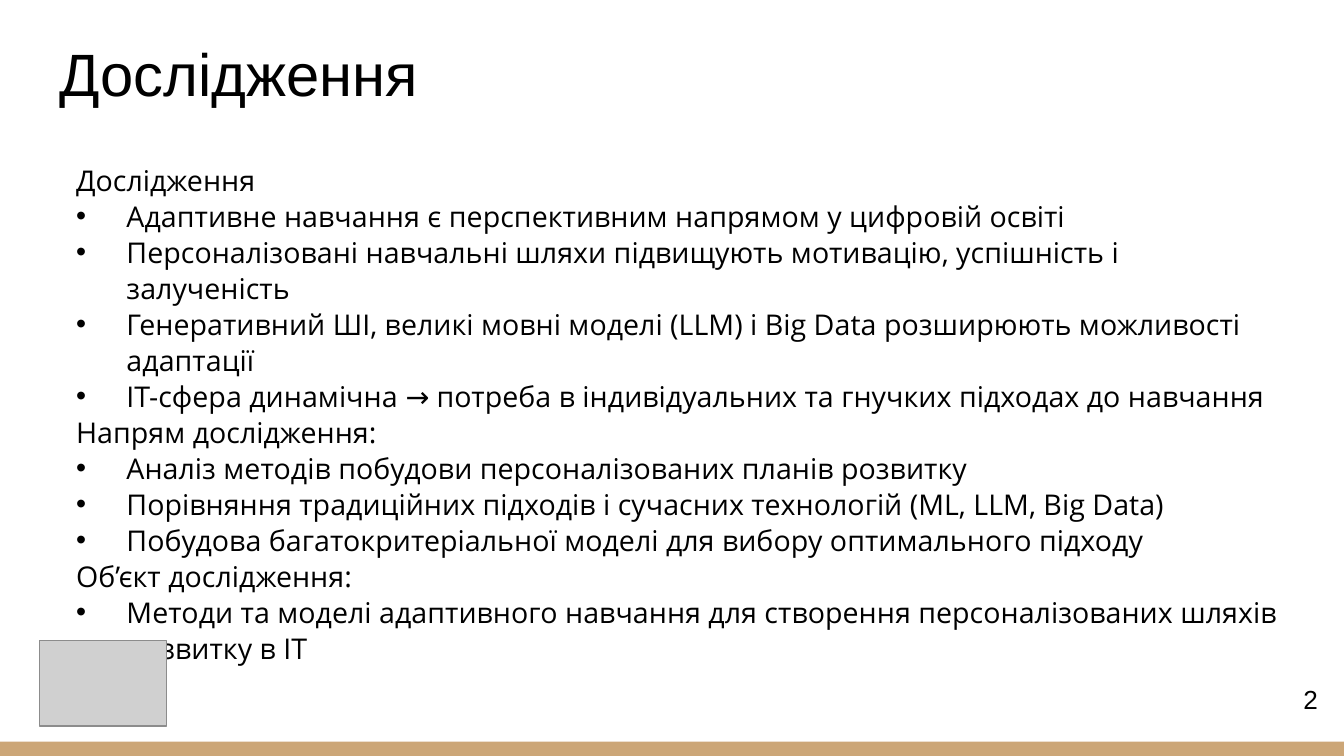
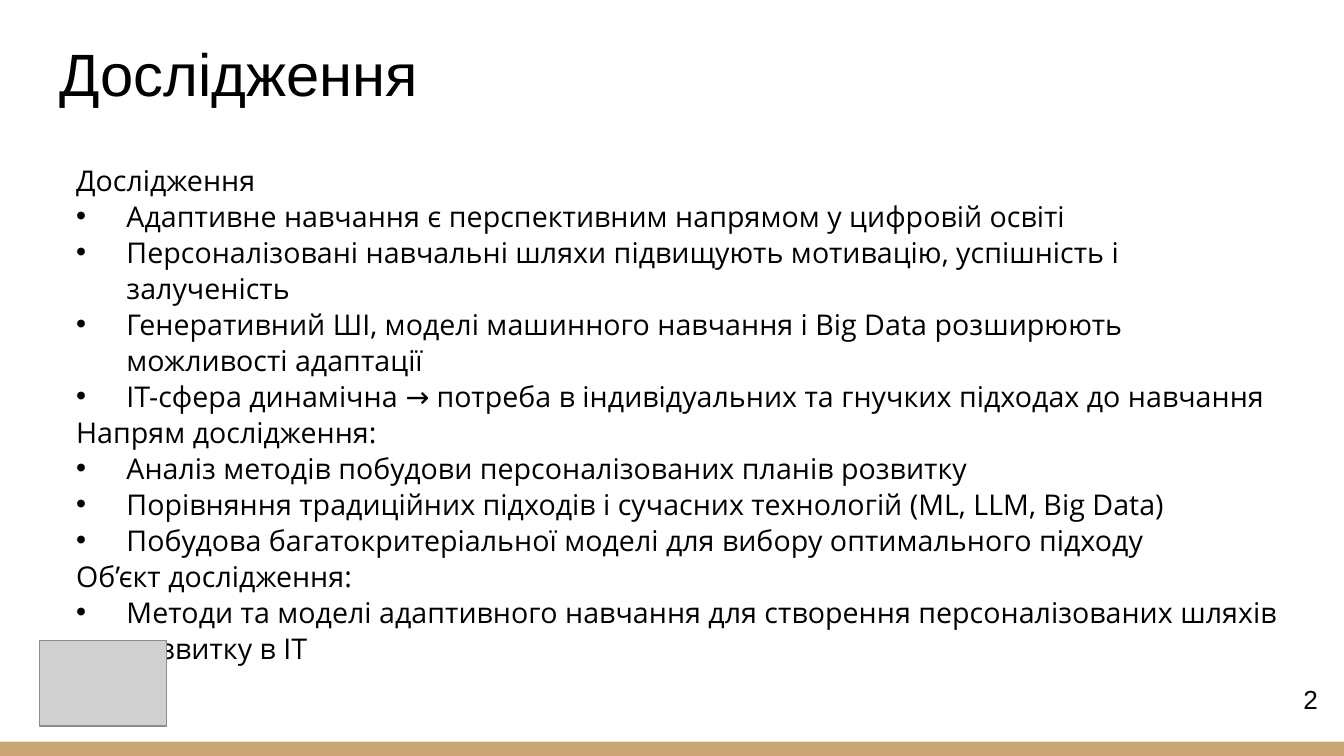
Before and after one commit to TereshchenkoIL/AI-RoadmapGenerator, a slide deck: slide 2 of presentation.pptx. Drawn at 1344x756 pixels with LibreOffice and Linux fonts; fonts in the diff are those of the drawing; grey boxes stand for pictures. Boxes give left, top, right and bottom in pixels: in the first picture for what was removed or moved away, otherwise in the second. Text is boxed around its words. In the diff, an @@ line names an element or a change of style, - is before the commit and + after.

Commit message:
Update presentation

```diff
--- a/presentation.pptx
+++ b/presentation.pptx
@@ text at bbox=[126, 313, 1122, 377]: text changed @@
-• Генеративний ШІ, великі мовні моделі (LLM) і Big Data розширюють можливості адаптації
+• Генеративний ШІ, моделі машинного навчання і Big Data розширюють можливості адаптації
```
Also in this commit, not shown: 2 slides added.
